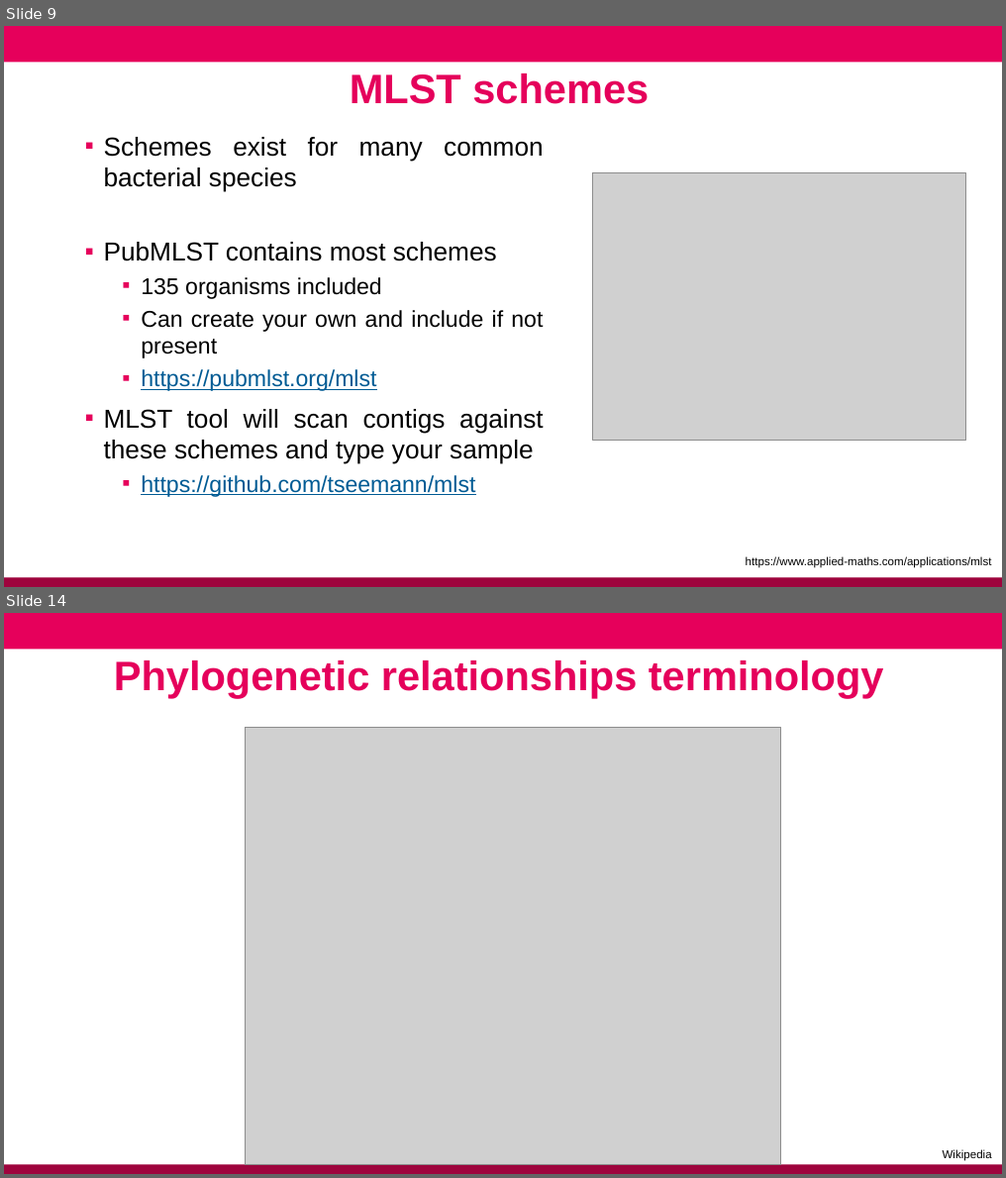
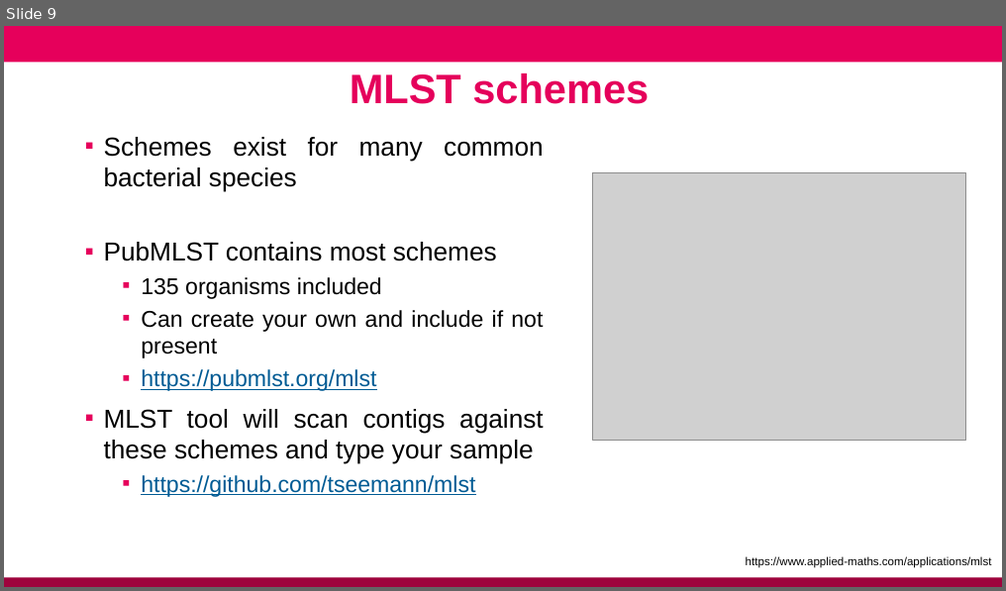
Before and after one commit to conmeehan/conmeehan.github.io, a slide deck: PathogenDataCourse/SlideSets/StrainTypingAndGenEpi.pptx. Shown one above the other, each under a label of ours: slides 9 and 14 before the commit, slide 9 after it; the slides between them are not shown. The pictures are 1006x1178 and 1006x591 pixels, drawn with LibreOffice and Linux fonts; fonts in the diff are those of the drawing; grey boxes stand for pictures; background and template pictures are left out. Boxes give left, top, right and bottom in pixels: in the first picture for what was removed or moved away, otherwise in the second. Text is boxed around its words. In the diff, an @@ line names an element or a change of style, - is before the commit and + after.

```diff
--- a/PathogenDataCourse/SlideSets/StrainTypingAndGenEpi.pptx
+++ b/PathogenDataCourse/SlideSets/StrainTypingAndGenEpi.pptx
@@ slide 14 removed at (x1=4, y1=613, x2=1002, y2=1174), background #FFFFFF; not listed: 2 template elements that a slide beside it also shows @@
@@ text removed at (x1=114, y1=661, x2=884, y2=698) @@
-Phylogenetic relationships terminology
@@ picture removed at (x1=246, y1=728, x2=781, y2=1164) @@
@@ text removed at (x1=943, y1=1150, x2=992, y2=1161) @@
-Wikipedia
```
Also in this commit, not shown: 5 slides added, 40 other slides removed, 1 other file.
